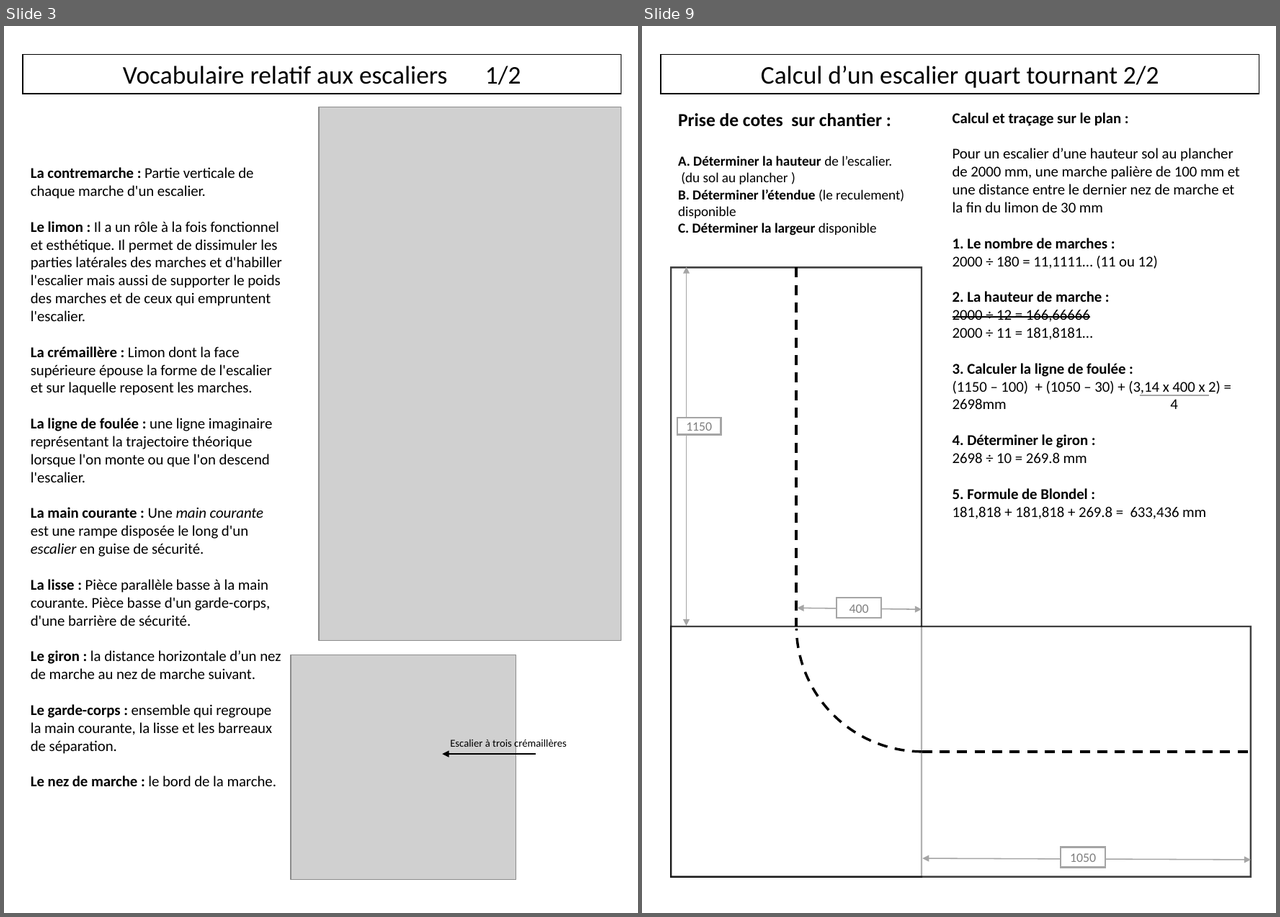
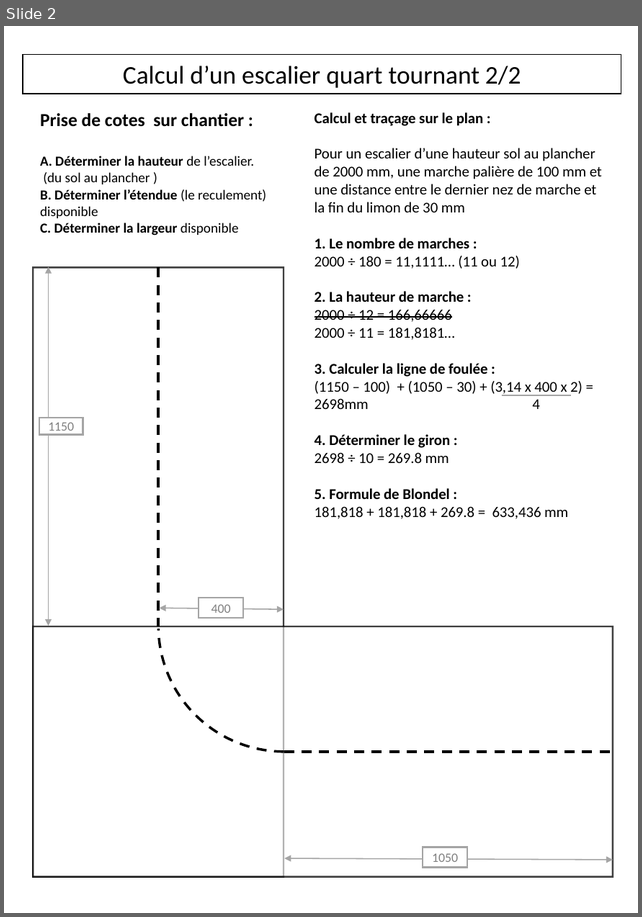
Before and after one commit to kduchevreuil/Cours-Menuiserie, a slide deck: escaliers.pptx. Shown side by side, each under a label of ours: slides 3 and 9 before the commit, slide 2 after it; the slides between them are not shown. The pictures are 1280x917 and 642x917 pixels, drawn with LibreOffice and Linux fonts; fonts in the diff are those of the drawing; grey boxes stand for pictures. Boxes give left, top, right and bottom in pixels: in the first picture for what was removed or moved away, otherwise in the second. Text is boxed around its words. In the diff, an @@ line names an element or a change of style, - is before the commit and + after.

```diff
--- a/escaliers.pptx
+++ b/escaliers.pptx
@@ slide 3 removed at <box>4,26,638,913</box>, background #FFFFFF @@
@@ rectangle removed at <box>23,54,621,94</box> @@
-Vocabulaire relatif aux escaliers 1/2
@@ picture removed at <box>319,107,621,641</box> @@
@@ text removed at <box>31,167,282,786</box> @@
-La contremarche : Partie verticale de chaque marche d'un escalier.
-Le limon : Il a un rôle à la fois fonctionnel et esthétique. Il permet de dissimuler les parties latérales des marches et d'habiller l'escalier mais aussi de supporter le poids des marches et de ceux qui empruntent l'escalier.
-La crémaillère : Limon dont la face supérieure épouse la forme de l'escalier et sur laquelle reposent les marches.
-La ligne de foulée : une ligne imaginaire représentant la trajectoire théorique lorsque l'on monte ou que l'on descend l'escalier.
-La main courante : Une main courante est une rampe disposée le long d'un escalier en guise de sécurité.
-La lisse : Pièce parallèle basse à la main courante. Pièce basse d'un garde-corps, d'une barrière de sécurité.
-Le giron : la distance horizontale d’un nez de marche au nez de marche suivant.
-Le garde-corps : ensemble qui regroupe la main courante, la lisse et les barreaux de séparation.
-Le nez de marche : le bord de la marche.
@@ picture removed at <box>291,655,515,879</box> @@
@@ text removed at <box>450,738,566,750</box> @@
-Escalier à trois crémaillères
@@ arrow removed from (535, 755) to (442, 755) @@
@@ what was slide 9 is now slide 2 @@
```
Also in this commit, not shown: 2 slides changed, 6 other slides removed, 2 other files.
